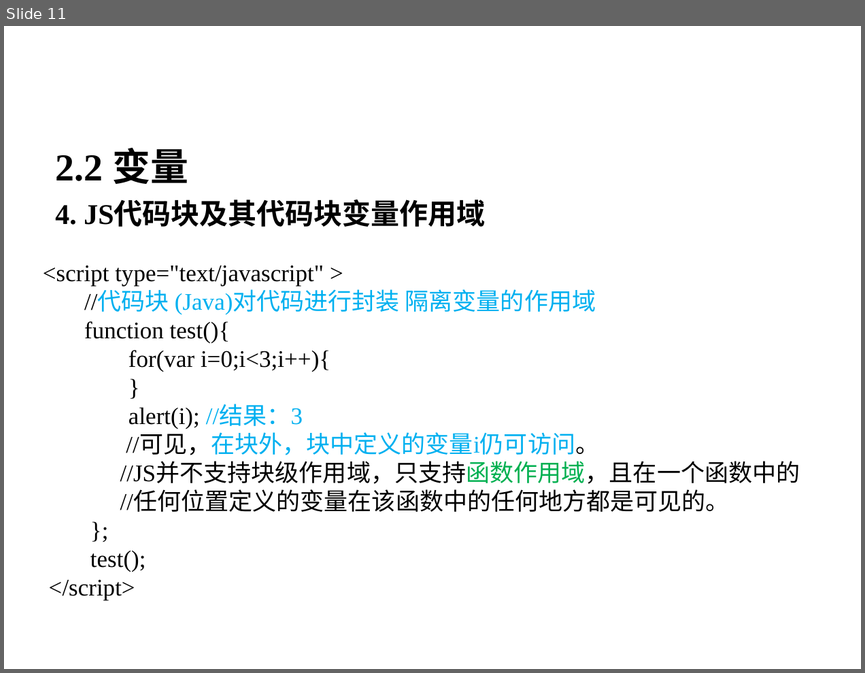
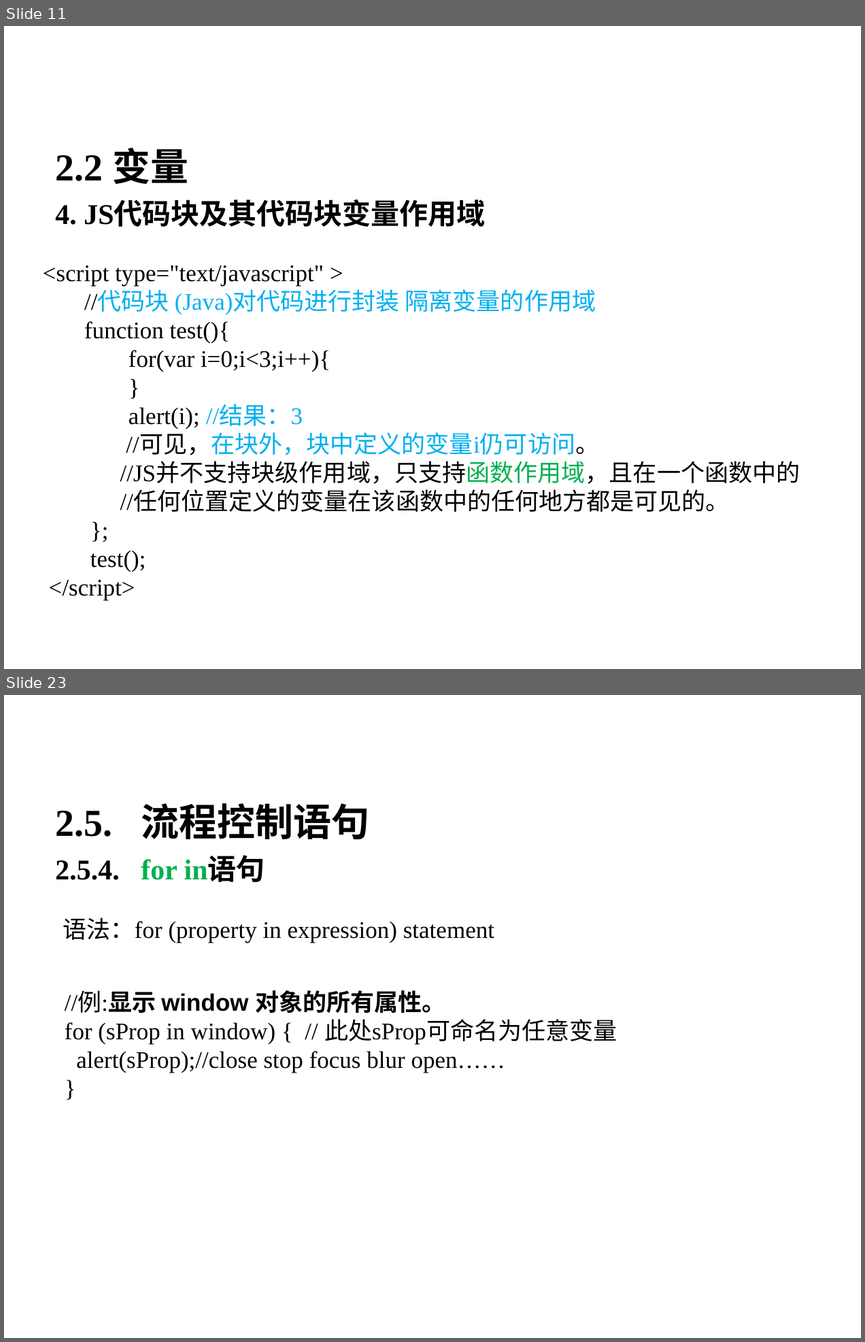
Before and after one commit to bifengganghyt/gitroot, a slide deck: javaweb/【0】front-end/【1】javascript/JavaScript基础.ppt. Shown one above the other, each under a label of ours: slide 11 before the commit, slides 11 and 23 after it; the slides between them are not shown. The pictures are 865x673 and 865x1342 pixels, drawn with LibreOffice and Linux fonts; fonts in the diff are those of the drawing; background and template pictures are left out. Boxes give left, top, right and bottom in pixels: in the first picture for what was removed or moved away, otherwise in the second. Text is boxed around its words. In the diff, an @@ line names an element or a change of style, - is before the commit and + after.

```diff
--- a/javaweb/【0】front-end/【1】javascript/JavaScript基础.ppt
+++ b/javaweb/【0】front-end/【1】javascript/JavaScript基础.ppt
@@ slide 23 added at (4, 695, 861, 1338), background picture (left out) @@
@@ text added at (47, 721, 818, 828), 40 pt, text #FFFFFF, bold @@
+2. JavaScript基础
@@ text added at (55, 803, 369, 882), 24 pt, text #000000, bold @@
+2.5. 流程控制语句
+2.5.4. for in语句
@@ text added at (63, 917, 494, 943), 20 pt, text #000000 @@
+语法：for (property in expression) statement
@@ text added at (65, 990, 617, 1072), 20 pt, text #000000 @@
+//例:显示 window 对象的所有属性。
+for (sProp in window) { // 此处sProp可命名为任意变量
+alert(sProp);//close stop focus blur open……
+}
```
Also in this commit, not shown: 5 slides changed, 25 other slides added, 13 slides removed, 14 other files.
